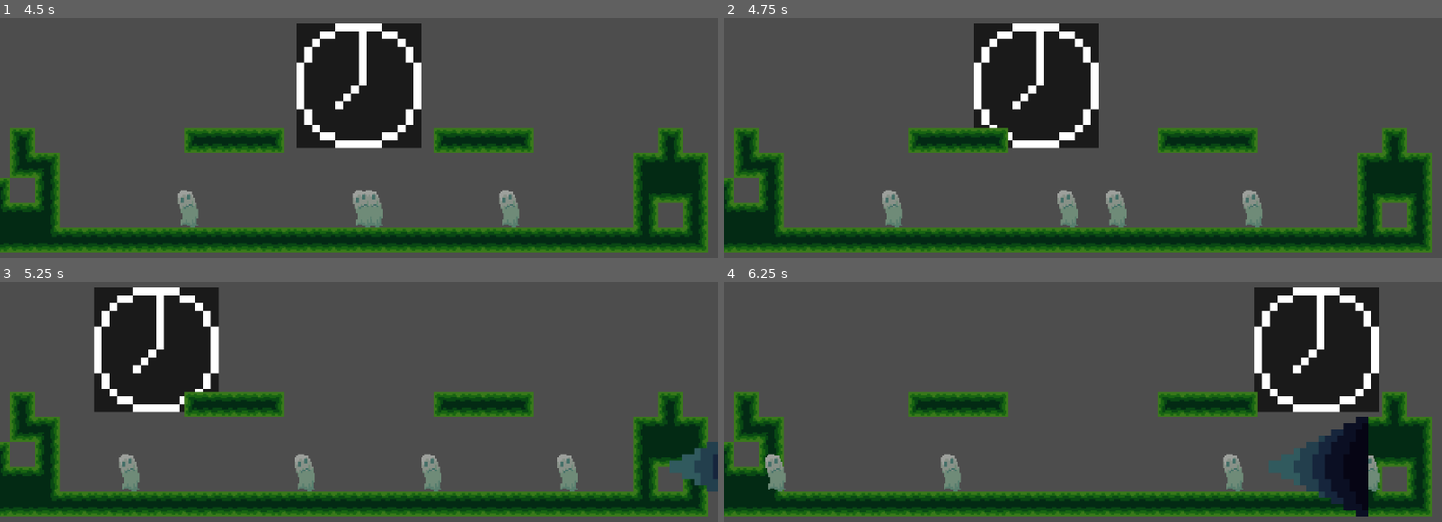
Above: before the commit, frames 1-4 (two rows, left to right).
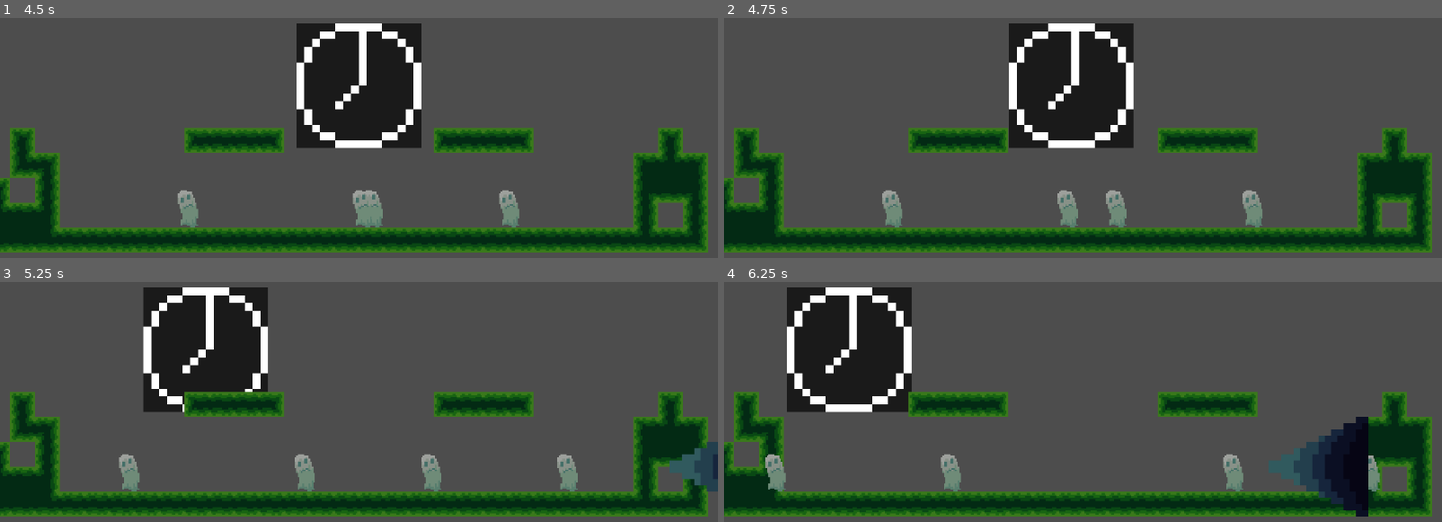
Above: after the commit, the same moments.

Repository: Wayl123/This-Is-Nightmare-Project
Game: Godot game, scene res://scene/boss_stage.tscn
Two runs of this game, one before a commit and one after it. Both use one fixed random seed, a clock stepped at 60 frames per second and the inputs below.
Inputs:
- Up to frame 1 (4.5 s): hold Z (Shoot) 0.53-1.28 s; hold D (Right) 0.53-2.03 s; tap Space (Jump) at 0.77, 1.52, 3.02, 3.77 s; tap X (Stop) at 1.35, 2.85, 4.35 s; hold A (Left) 2.03-2.78 s; hold Z (Shoot) 2.03-2.78 s; hold D (Right) 2.78-4.28 s; hold Z (Shoot) 3.53-4.28 s; hold A (Left) from 4.28 s (still down)
- Up to frame 2 (4.75 s): keep holding A (Left); tap Space (Jump) at 4.52 s
- Up to frame 3 (5.25 s): release A (Left) at 5.03 s; hold D (Right) from 5.03 s (still down); hold Z (Shoot) from 5.03 s (still down)
- Up to frame 4 (6.25 s): release D (Right) at 5.78 s; release Z (Shoot) at 5.78 s; hold A (Left) from 5.78 s (still down); tap X (Stop) at 5.85 s; tap Space (Jump) at 6.02 s

Frame 1 is identical in both runs. In frame 2, 7.2% of the frame differs, in the area x 34-58%, y 2-55%; in frame 3, 8.5%; in frame 4, 18%, in the area x 8-92%, y 2-55%.

Commit message:
Smoother boss movement

Diff:
--- a/scripts/Boss.gd
+++ b/scripts/Boss.gd
@@ -8,11 +8,14 @@
 
 var ENEMY = preload("res://scene/enemy.tscn")
 
-const SPEED = 200.0
+const MAX_SPEED = 200.0
+const MIN_SPEED = 50.0
+const ACCEL = 10.0
 const TOTAL_HEALTH = 1000
 
 var destPosition : Vector2
 
+var speed = 0
 var health = 1000
 
 func _ready():
@@ -22,7 +25,11 @@
 
 func _physics_process(delta : float):
 	call_deferred("_random_move", delta)
-	global_position = global_position.move_toward(destPosition, delta * SPEED)
+
+	if global_position != destPosition:
+		speed = move_toward(speed, (MAX_SPEED if global_position.distance_to(destPosition) > 50 else MIN_SPEED), ACCEL)
+		global_position = global_position.move_toward(destPosition, delta * speed)
+		print_debug(speed)
 
 func _got_hit(area : Area2D):
 	health -= area.get_damage()
